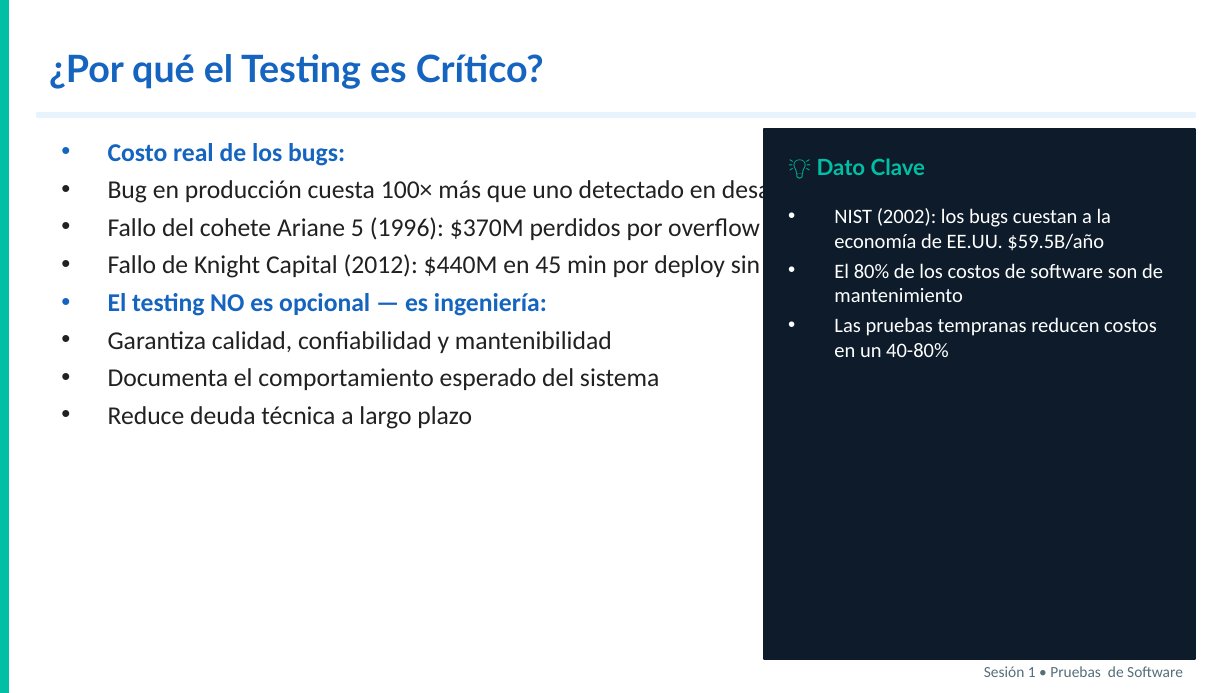
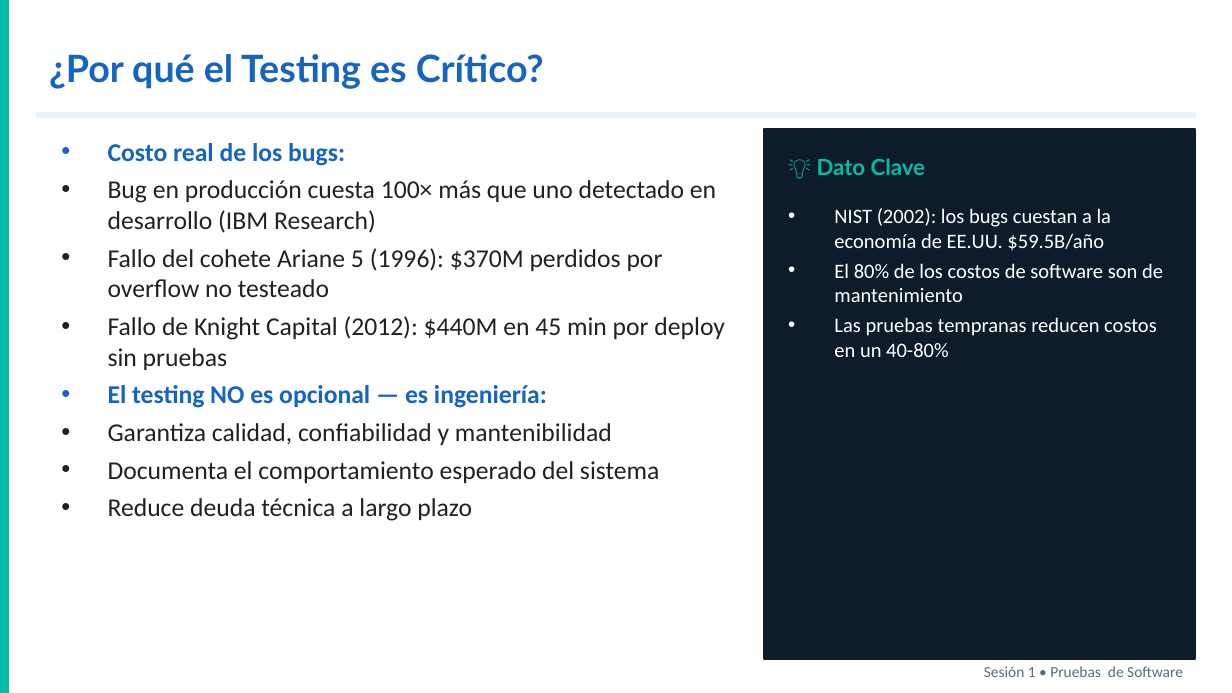
Before and after one commit to sergioburbano05/Universitaria_de_colombia, a slide deck: slide 3 of PRUEBAS DE SOFTWARE/testing_s1_5.pptx. Drawn at 1232x693 pixels with LibreOffice and Linux fonts; fonts in the diff are those of the drawing. Boxes give left, top, right and bottom in pixels: in the first picture for what was removed or moved away, otherwise in the second. Text is boxed around its words. In the diff, an @@ line names an element or a change of style, - is before the commit and + after.

Commit message:
correcion  testing_s1_5.pptx

```diff
--- a/PRUEBAS DE SOFTWARE/testing_s1_5.pptx
+++ b/PRUEBAS DE SOFTWARE/testing_s1_5.pptx
@@ text "Costo real de los bugs:" rewrapped from [108,143,990,429] to [108,143,725,521] @@
```
Also in this commit, not shown: 4 other slides changed.
